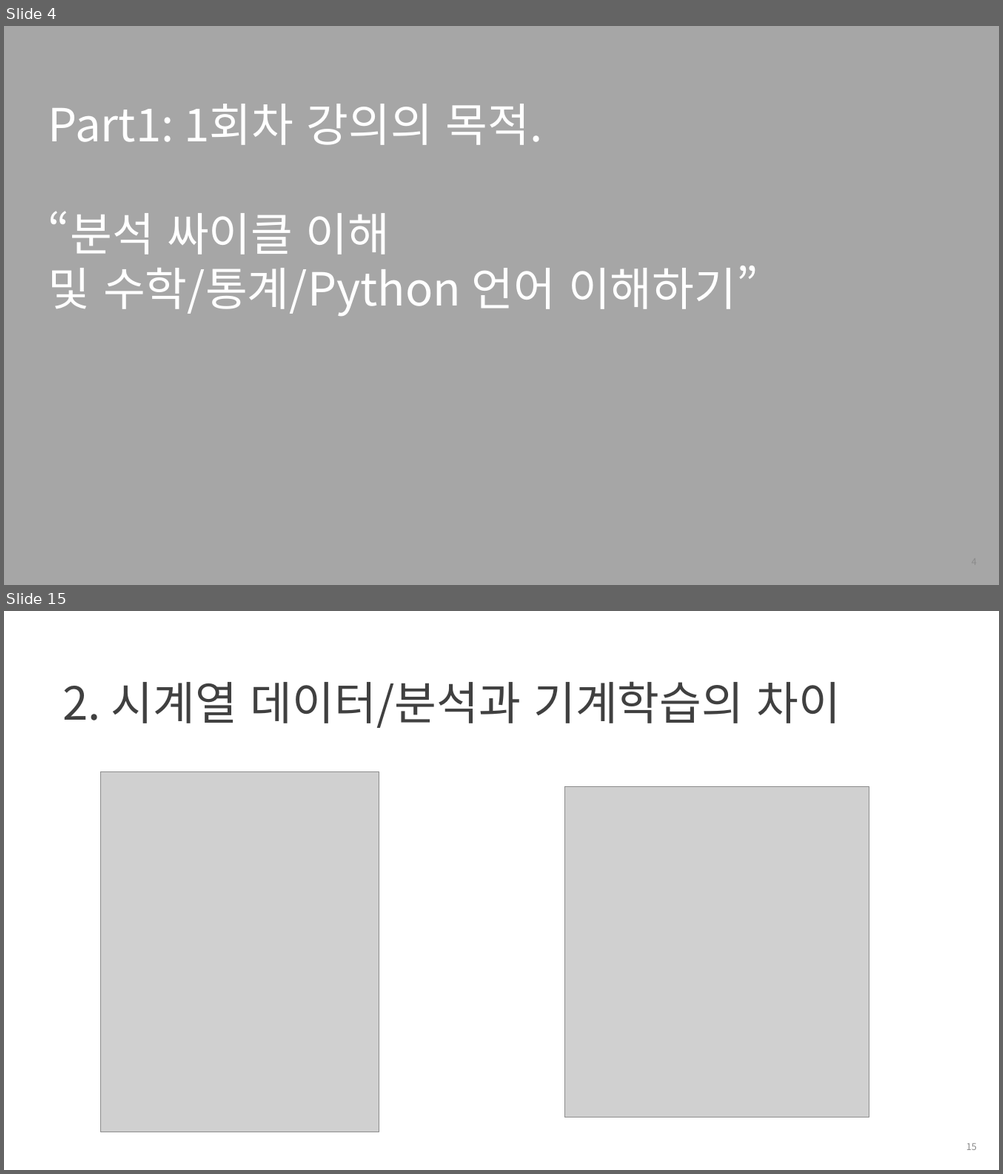
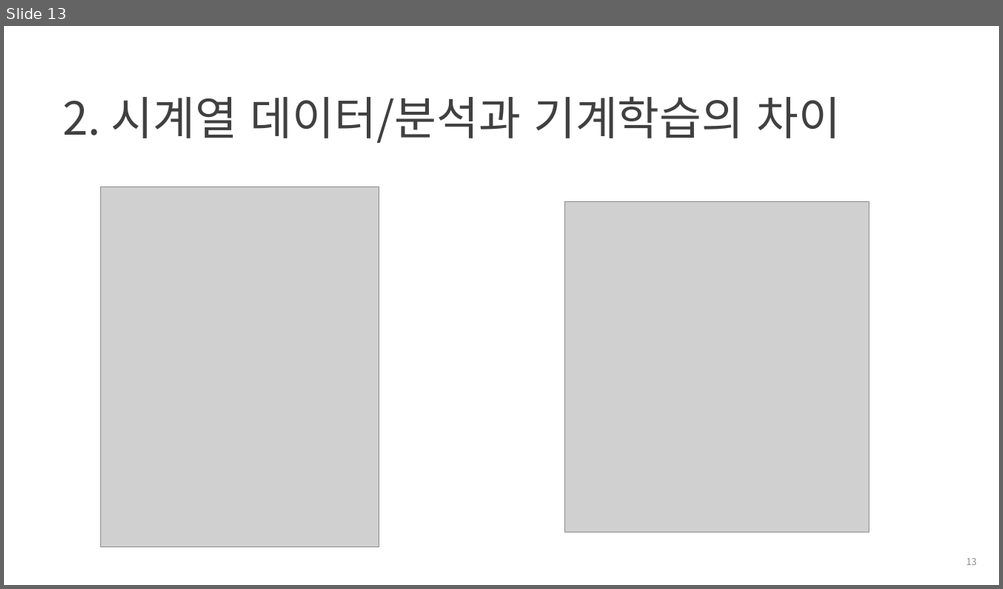
Before and after one commit to heycwkim/TimeSeriesAnalysis, a slide deck: Shared/[패스트캠퍼스] 2강의자료_김경원박사.pptx. Shown one above the other, each under a label of ours: slides 4 and 15 before the commit, slide 13 after it; the slides between them are not shown. The pictures are 1003x1174 and 1003x589 pixels, drawn with LibreOffice and Linux fonts; fonts in the diff are those of the drawing; grey boxes stand for pictures; background and template pictures are left out. Boxes give left, top, right and bottom in pixels: in the first picture for what was removed or moved away, otherwise in the second. Text is boxed around its words. In the diff, an @@ line names an element or a change of style, - is before the commit and + after.

```diff
--- a/Shared/[패스트캠퍼스] 2강의자료_김경원박사.pptx
+++ b/Shared/[패스트캠퍼스] 2강의자료_김경원박사.pptx
@@ slide 4 removed at <box>4,26,999,585</box>, background #A6A6A6 @@
@@ text removed at <box>48,104,758,316</box> @@
-Part1: 1회차 강의의 목적.
-“분석 싸이클 이해
-및 수학/통계/Python 언어 이해하기”
@@ page number removed at <box>754,547,985,577</box> @@
-4
@@ what was slide 15 is now slide 13 @@
```
Also in this commit, not shown: 13 slides changed, 1 slide added, 16 other slides removed, 11 other files.
